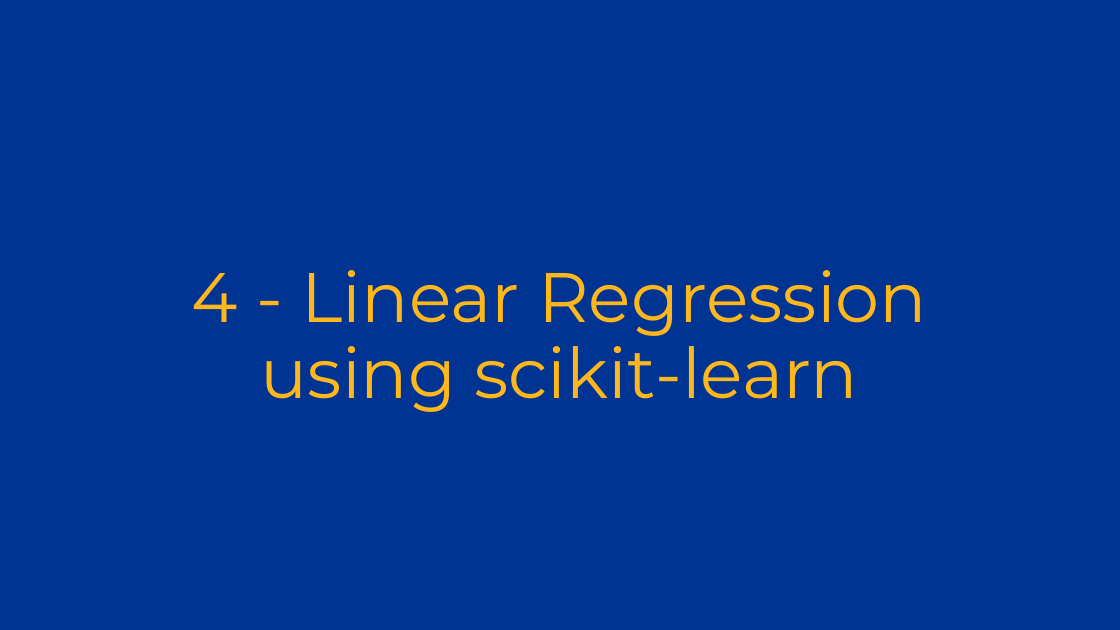
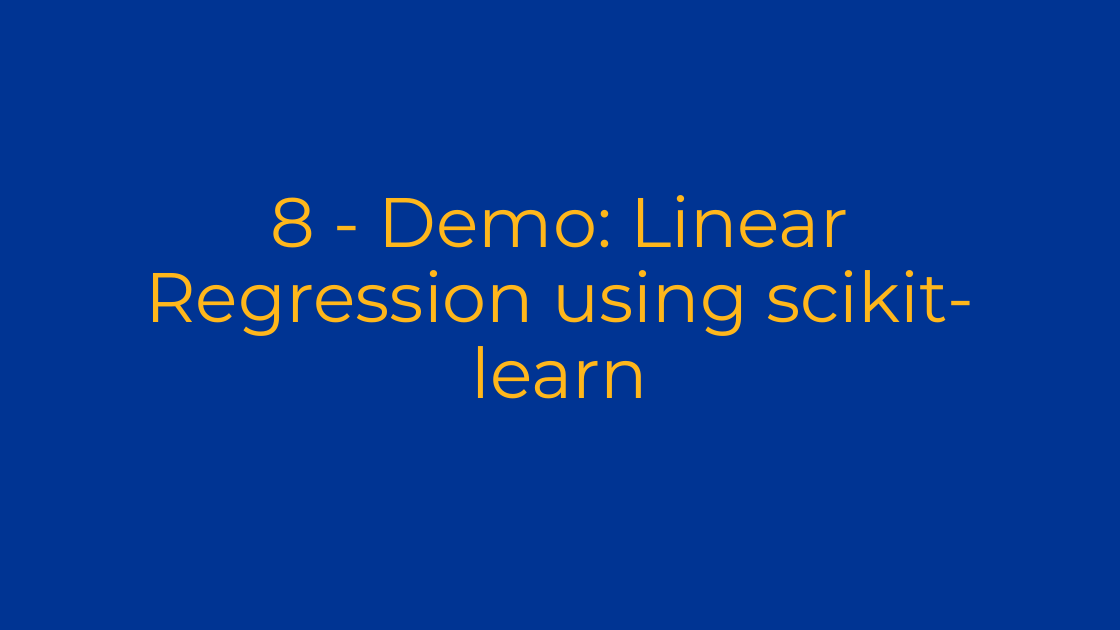
Before and after one commit to Pitt-INFORMS/workshops, a slide deck: slide 62 of python/2024/Python Workshop 2.pptx (slide 30 before the commit). Drawn at 1120x630 pixels with LibreOffice and Linux fonts; fonts in the diff are those of the drawing; background and template pictures are left out. Boxes give left, top, right and bottom in pixels: in the first picture for what was removed or moved away, otherwise in the second. Text is boxed around its words. In the diff, an @@ line names an element or a change of style, - is before the commit and + after.

```diff
--- a/python/2024/Python Workshop 2.pptx
+++ b/python/2024/Python Workshop 2.pptx
@@ title at [145,195,974,399]: text changed @@
-4 - Linear Regression using scikit-learn
+8 - Demo: Linear Regression using scikit-learn
```
Also in this commit, not shown: 26 other slides changed, 42 slides added, 8 slides removed.
